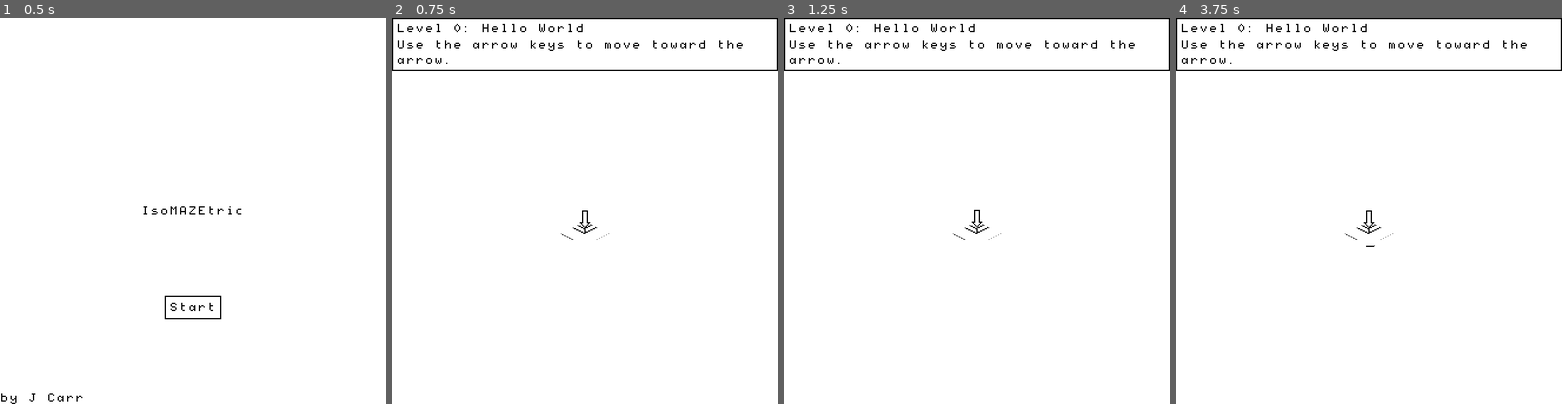
Above: before the commit, frames 1-4 (left to right).
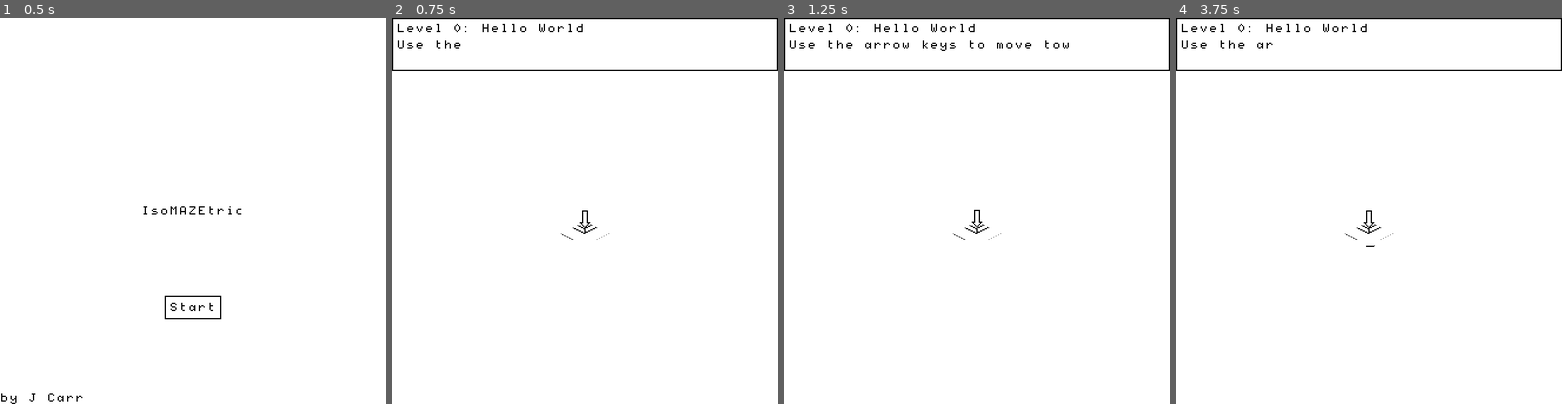
Above: after the commit, the same moments.

Repository: jlcarr/IsoMAZEtric
Game: Godot game, scene res://Menu/Menu.tscn
Two runs of this game, one before a commit and one after it. Both use one fixed random seed, a clock stepped at 60 frames per second and the inputs below.
Inputs:
- Up to frame 1 (0.5 s): no input
- Up to frame 2 (0.75 s): click "Start" at 0.5 s
- Up to frame 3 (1.25 s): no input
- Up to frame 4 (3.75 s): tap Enter (ui_accept) at 1.25, 1.52, 2, 2.27, 2.75, 3.5 s; hold Right (ui_right) 1.28-2.03 s; hold Down (ui_down) 2.03-2.78 s; hold Right (ui_right) 2.78-3.53 s; hold Up (ui_up) from 3.53 s (still down)

Frame 1 is identical in both runs. In frame 2, 0.3% of the frame differs, in the area x 1-91%, y 5-12%; in frame 3, 0.1%; in frame 4, 0.3%.

Commit message:
Animated the hint text

Diff:
--- a/src/Main/Main.gd
+++ b/src/Main/Main.gd
@@ -28,6 +28,7 @@
 
 func _ready():
 	get_tree().paused = false
+
 	obj_list.append(player)
 	var level = Levels.levels[Levels.current_level]
 	#level = Levels.levels[8]
@@ -44,6 +45,8 @@
 		var level_array = Levels.callv(level["FuncMap"], level["MapParams"])
 		construct_level(level_array)
 	player.position(player.orig)
+
+	$HintAnimationPlayer.play("HintText")
 
 func _input(event):
 	if event.is_action_pressed("ui_rotate"):
--- a/src/Main/Main.tscn
+++ b/src/Main/Main.tscn
@@ -2,7 +2,7 @@
 
 [ext_resource path="res://Theme.tres" type="StyleBox" id=1]
 [ext_resource path="res://Main/Main.gd" type="Script" id=2]
-[ext_resource path="res://Minitel.ttf" type="DynamicFontData" id=3]
+[ext_resource path="res://MainFont.tres" type="DynamicFont" id=3]
 [ext_resource path="res://Tiles/Player/player.tscn" type="PackedScene" id=4]
 [ext_resource path="res://Tiles/Player/player.gd" type="Script" id=5]
 [ext_resource path="res://Main/LevelFinish.gd" type="Script" id=6]
@@ -36,9 +36,20 @@
 } ]
 }
 
-[sub_resource type="DynamicFont" id=2]
-size = 8
-font_data = ExtResource( 3 )
+[sub_resource type="Animation" id=2]
+resource_name = "HintText"
+tracks/0/type = "value"
+tracks/0/path = NodePath("LevelText/Container/LevelHint:percent_visible")
+tracks/0/interp = 1
+tracks/0/loop_wrap = true
+tracks/0/imported = false
+tracks/0/enabled = true
+tracks/0/keys = {
+"times": PoolRealArray( 0, 1 ),
+"transitions": PoolRealArray( 1, 1 ),
+"update": 0,
+"values": [ 0.0, 1.0 ]
+}
 
 [node name="Main" type="Spatial"]
 script = ExtResource( 2 )
@@ -51,9 +62,13 @@
 [node name="Player" parent="." instance=ExtResource( 4 )]
 script = ExtResource( 5 )
 
-[node name="AnimationPlayer" type="AnimationPlayer" parent="."]
+[node name="PopupAnimationPlayer" type="AnimationPlayer" parent="."]
 pause_mode = 2
 anims/Message = SubResource( 1 )
+
+[node name="HintAnimationPlayer" type="AnimationPlayer" parent="."]
+pause_mode = 2
+anims/HintText = SubResource( 2 )
 
 [node name="Finish" type="PanelContainer" parent="."]
 pause_mode = 2
@@ -85,7 +100,7 @@
 [node name="Label" type="Label" parent="Finish/VBoxContainer"]
 margin_right = 128.0
 margin_bottom = 10.0
-custom_fonts/font = SubResource( 2 )
+custom_fonts/font = ExtResource( 3 )
 custom_colors/font_color = Color( 0, 0, 0, 1 )
 text = "Congratulations!"
 align = 1
@@ -97,7 +112,7 @@
 margin_top = 14.0
 margin_right = 128.0
 margin_bottom = 24.0
-custom_fonts/font = SubResource( 2 )
+custom_fonts/font = ExtResource( 3 )
 custom_colors/font_color = Color( 0, 0, 0, 1 )
 text = "press enter"
 align = 1
@@ -126,7 +141,7 @@
 [node name="LevelName" type="Label" parent="LevelText/Container"]
 margin_right = 648.0
 margin_bottom = 10.0
-custom_fonts/font = SubResource( 2 )
+custom_fonts/font = ExtResource( 3 )
 custom_colors/font_color = Color( 0, 0, 0, 1 )
 text = "Level 0: Level Name"
 __meta__ = {
@@ -137,10 +152,11 @@
 margin_top = 14.0
 margin_right = 648.0
 margin_bottom = 24.0
-custom_fonts/font = SubResource( 2 )
+custom_fonts/font = ExtResource( 3 )
 custom_colors/font_color = Color( 0, 0, 0, 1 )
 text = "Level's hint text directing you."
 autowrap = true
+percent_visible = 0.0
 __meta__ = {
 "_edit_use_anchors_": false
 }
@@ -153,7 +169,7 @@
 anchor_bottom = 1.0
 margin_left = -648.0
 margin_top = -10.0
-custom_fonts/font = SubResource( 2 )
+custom_fonts/font = ExtResource( 3 )
 custom_colors/font_color = Color( 0, 0, 0, 1 )
 text = "XYZ fps"
 align = 2
--- /dev/null
+++ b/src/MainFont.tres
@@ -0,0 +1,7 @@
+[gd_resource type="DynamicFont" load_steps=2 format=2]
+
+[ext_resource path="res://Minitel.ttf" type="DynamicFontData" id=1]
+
+[resource]
+size = 8
+font_data = ExtResource( 1 )
